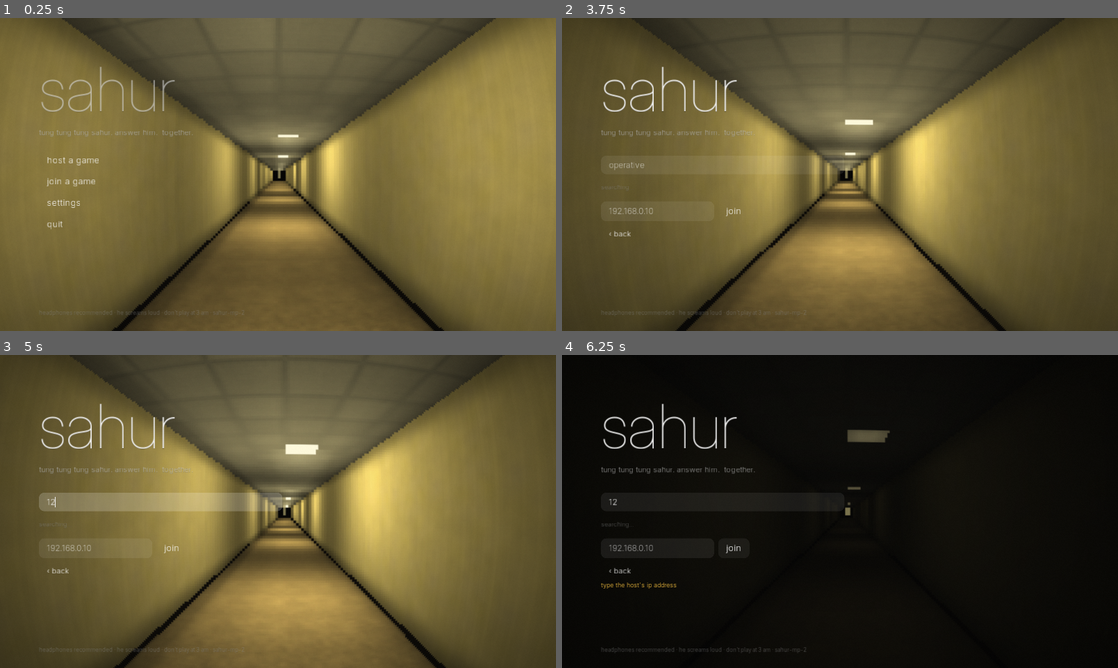
Above: before the commit, frames 1-4 (two rows, left to right).
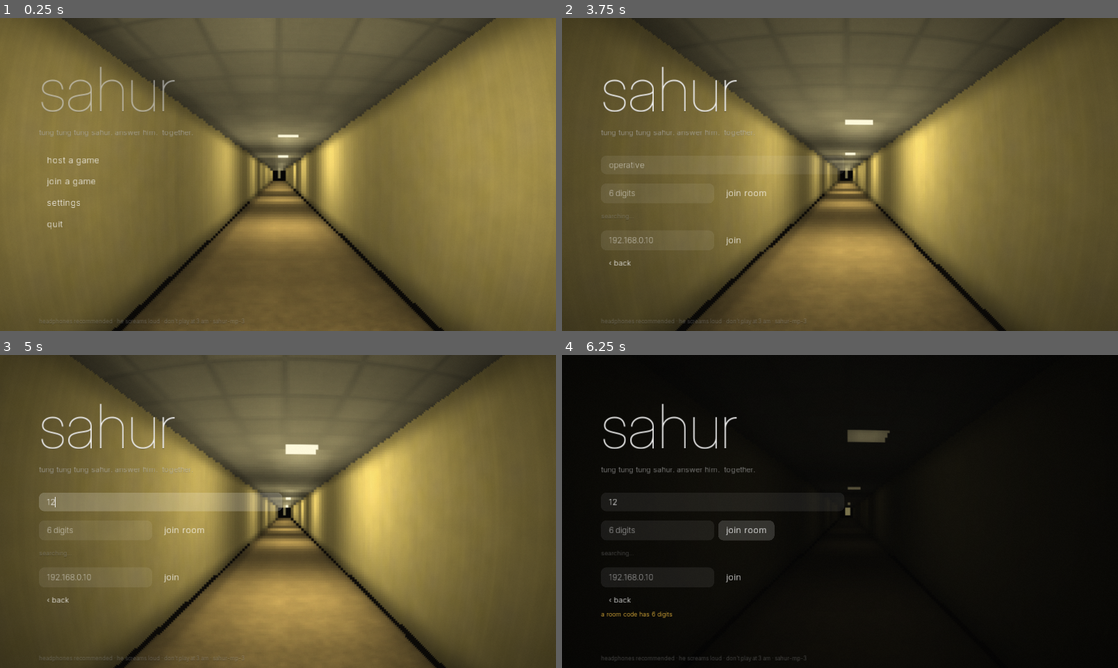
Above: after the commit, the same moments.

Repository: autoemfoco123-hash/sahur-
Game: Godot game, scene res://scenes/menu.tscn
Two runs of this game, one before a commit and one after it. Both use one fixed random seed, a clock stepped at 60 frames per second and the inputs below.
Inputs (mouse positions are in pixels of both pictures, inside the frame that each line leads up to):
- Up to frame 1 (0.25 s): no input
- Up to frame 2 (3.75 s): click "host a game" at 0.5 s; click (723, 165) at 1.27 s; type "12" at 1.35 s; click "open the lobby" at 2 s; click "‹ back" at 2.75 s; click "join a game" at 3.5 s
- Up to frame 3 (5 s): click (161, 502) at 4.27 s; type "12" at 4.35 s
- Up to frame 4 (6.25 s): click "join" at 5 s; click (745, 530) at 5.75 s, where only the run after the commit has a clickable "join room"

The runs differ from the first frame. In frame 1, less than 0.1% of the frame differs, in the area x 7-44%, y 93-98%; in frame 2, 0.5%; in frame 3, 0.5%; in frame 4, 1.4%, in the area x 7-44%, y 52-98%.

Commit message:
Online rooms: play from any network with a 6-digit room code
Opening a lobby also opens an online room and shows its code; friends type
it in "join a game" from anywhere: no port forwarding, no VPN, no server of
your own. The game's own multiplayer (ENet, as on a LAN) is carried through
a public MQTT relay over a secure WebSocket (scripts/mqtt.gd, a small MQTT
3.1.1 client; scripts/room.gd, the tunnel): the host ferries each player's
datagrams to its ENet server, a player's ENet client connects to a local
port that stands in for the host. The code's first digit names the relay,
the room announces itself under its code so a code is checked (exists,
same version) before connecting. Own relay: user://relay.txt or --relay=.
Dedicated servers can open a room too (--room). Protocol sahur-mp-3.

Waking up on the floor happens only where every run begins, sector 0
(and on landing in 6-7, and when revived).

Co-Authored-By: Claude Opus 5.5 <noreply@anthropic.com>
Claude-Session: https://claude.ai/code/session_01FxeAYaRWpVTJFaxnmtmaG6

Diff:
--- a/scripts/game.gd
+++ b/scripts/game.gd
@@ -90,7 +90,7 @@
 			n = a.substr(5)
 		elif a.begins_with("level=") and INFO.has(a.substr(6)):
 			Net.level_id = a.substr(6)
-	if Net.host(n, true):
+	if Net.host(n, true, "room" in args):
 		get_tree().change_scene("res://scenes/server.tscn")
 	else:
 		print("[sahur-net] ", Net.last_error)
--- a/scripts/level_base.gd
+++ b/scripts/level_base.gd
@@ -51,14 +51,18 @@
 	pass
 
 
-## The start of the run (whatever sector it starts in): you wake up on the floor, and while you
-## get up the goggles power up.
+## The start of the run: the goggles power up. In sector 0 (where every run begins) you wake up
+## on the floor first, and they power up while you get to your feet.
 func boot_goggles_now() -> void:
-	if player():
+	if index == 0 and player():
+		# the run begins in sector 0: you come to on its floor
 		player().wake_up()
-	world.hud.fade(0.0, 0.3)
-	get_tree().create_timer(2.2).connect("timeout", self, "_boot_1")
-	get_tree().create_timer(3.4).connect("timeout", self, "_boot_2")
+		world.hud.fade(0.0, 0.3)
+		get_tree().create_timer(2.2).connect("timeout", self, "_boot_1")
+		get_tree().create_timer(3.4).connect("timeout", self, "_boot_2")
+		return
+	get_tree().create_timer(1.0).connect("timeout", self, "_boot_1")
+	get_tree().create_timer(2.4).connect("timeout", self, "_boot_2")
 
 
 func _boot_1() -> void:
--- a/scripts/menu.gd
+++ b/scripts/menu.gd
@@ -15,6 +15,8 @@
 var host_name: LineEdit
 var join_name: LineEdit
 var join_ip: LineEdit
+var join_code: LineEdit
+var code_label: Label
 var lan_list: VBoxContainer
 var lobby_title: Label
 var lobby_info: Label
@@ -143,7 +145,7 @@
 	host_name = _field(Game.settings.get("name", ""), "operative")
 	host_box.add_child(host_name)
 	host_box.add_child(UI.button("open the lobby", self, "_do_host"))
-	host_box.add_child(UI.label("friends on the same wi-fi see your game in their list.\nover the internet: forward udp 7777 on your router,\nor share a vpn like radmin vpn / zerotier / tailscale.", 13, UI.FAINT))
+	host_box.add_child(UI.label("you get a room code: give it to your friends.\nthey type it in \"join a game\", from anywhere, any network.\non the same wi-fi they also see your game in their list.", 13, UI.FAINT))
 	host_box.add_child(UI.button("‹ back", self, "_show", ["main"], 18))
 	# --- join
 	join_box = VBoxContainer.new()
@@ -152,6 +154,16 @@
 	join_box.add_child(UI.label("your name", 14, UI.SOFT, "medium"))
 	join_name = _field(Game.settings.get("name", ""), "operative")
 	join_box.add_child(join_name)
+	join_box.add_child(UI.label("room code", 14, UI.SOFT, "medium"))
+	var jc = HBoxContainer.new()
+	jc.add_constant_override("separation", 10)
+	join_box.add_child(jc)
+	join_code = _field("", "6 digits")
+	join_code.rect_min_size = Vector2(260, 0)
+	join_code.max_length = 7
+	join_code.connect("text_entered", self, "_do_join_code")
+	jc.add_child(join_code)
+	jc.add_child(UI.button("join room", self, "_do_join_code", [""]))
 	join_box.add_child(UI.label("on your network", 14, UI.SOFT, "medium"))
 	lan_list = VBoxContainer.new()
 	join_box.add_child(lan_list)
@@ -171,6 +183,8 @@
 	box.add_child(lobby_box)
 	lobby_title = UI.label("lobby", 30, UI.WHITE, "thin")
 	lobby_box.add_child(lobby_title)
+	code_label = UI.label("", 28, UI.AMBER, "light")
+	lobby_box.add_child(code_label)
 	lobby_info = UI.label("", 13, UI.SOFT)
 	lobby_box.add_child(lobby_info)
 	# one run, every sector in a row: each exit door opens into the next one
@@ -188,7 +202,7 @@
 	grp.add_child(lobby_players)
 	chat_label = UI.label("", 14, UI.SOFT)
 	chat_label.autowrap = true
-	chat_label.rect_min_size = Vector2(520, 120)
+	chat_label.rect_min_size = Vector2(520, 62)
 	chat_label.valign = Label.VALIGN_BOTTOM
 	lobby_box.add_child(chat_label)
 	chat_field = _field("", "say something…  (enter)")
@@ -223,7 +237,7 @@
 	hint.anchor_top = 1.0
 	hint.anchor_bottom = 1.0
 	hint.margin_left = 90
-	hint.margin_top = -50
+	hint.margin_top = -30
 	root.add_child(hint)
 	Net.connect("players_changed", self, "_refresh_lobby")
 	Net.connect("chat", self, "_on_net_chat")
@@ -284,6 +298,15 @@
 	_do_join()
 
 
+func _do_join_code(_t := "") -> void:
+	_save_name(join_name.text)
+	var c = join_code.text.strip_edges().replace(" ", "").replace("-", "")
+	if c.length() != 6 or not c.is_valid_integer():
+		status.text = "a room code has 6 digits"
+		return
+	Net.join_room(c, join_name.text)
+
+
 func _do_join(ip := "") -> void:
 	_save_name(join_name.text)
 	if ip == "":
@@ -346,6 +369,12 @@
 	if not lobby_box.visible:
 		return
 	lobby_title.text = "lobby · %s" % Net.server_name
+	if Net.room_code != "":
+		code_label.text = "room code  %s %s" % [Net.room_code.substr(0, 3), Net.room_code.substr(3, 3)]
+	elif Net.is_server() and Net.room.mode == "host":
+		code_label.text = "opening the online room…"
+	else:
+		code_label.text = ""
 	if Net.is_server():
 		lobby_info.text = ("your ip: %s  ·  udp %d  ·  %d/%d operatives" % [", ".join(PoolStringArray(Net.local_ips())), Net.PORT, Net.players.size(), Net.MAX_PLAYERS]).to_lower()
 	else:
--- /dev/null
+++ b/scripts/mqtt.gd
@@ -0,0 +1,190 @@
+extends Node
+## A minimal MQTT 3.1.1 client over WebSocket (ws:// or wss://), for the online rooms (room.gd).
+## QoS 0 only: connect, subscribe, publish (optionally retained), keep-alive pings.
+## Tries the brokers in order until one answers. (Godot 3)
+
+signal connected(url)
+signal failed(reason)
+signal message(topic, payload)
+signal closed()
+
+const KEEPALIVE = 30
+
+var ws: WebSocketClient
+var urls = []
+var url = ""
+var is_up = false
+var _try = -1
+var _buf = PoolByteArray()
+var _ping_t = 0.0
+var _pid = 1
+var _client_id = ""
+var _timeout = 0.0
+
+
+func open(url_list: Array) -> void:
+	urls = url_list
+	_try = -1
+	randomize()
+	_client_id = "sahur-%08x" % (randi() & 0x7fffffff)
+	_next()
+
+
+func close() -> void:
+	if ws and is_up:
+		_send(PoolByteArray([0xE0, 0x00]))
+	if ws:
+		ws.disconnect_from_host()
+	is_up = false
+	ws = null
+
+
+func _next() -> void:
+	_try += 1
+	if ws:
+		ws.disconnect_from_host()
+		ws = null
+	if _try >= urls.size():
+		emit_signal("failed", "no relay answered")
+		return
+	url = urls[_try]
+	ws = WebSocketClient.new()
+	ws.connect("connection_established", self, "_on_open")
+	ws.connect("connection_error", self, "_on_error")
+	ws.connect("connection_closed", self, "_on_closed")
+	ws.connect("data_received", self, "_on_data")
+	_buf = PoolByteArray()
+	_timeout = 8.0
+	if ws.connect_to_url(url, PoolStringArray(["mqtt"])) != OK:
+		call_deferred("_next")
+
+
+func _process(delta: float) -> void:
+	if ws == null:
+		return
+	ws.poll()
+	if not is_up:
+		_timeout -= delta
+		if _timeout <= 0.0:
+			_next()
+		return
+	_ping_t -= delta
+	if _ping_t <= 0.0:
+		_ping_t = KEEPALIVE * 0.5
+		_send(PoolByteArray([0xC0, 0x00]))
+
+
+func _on_open(_proto) -> void:
+	ws.get_peer(1).set_write_mode(WebSocketPeer.WRITE_MODE_BINARY)
+	# CONNECT: protocol "MQTT" level 4, clean session, keep-alive, client id
+	var vh = PoolByteArray([0, 4, 77, 81, 84, 84, 4, 0x02, (KEEPALIVE >> 8) & 255, KEEPALIVE & 255])
+	vh.append_array(_str(_client_id))
+	_send(_packet(0x10, vh))
+
+
+func _on_error() -> void:
+	if not is_up:
+		_next()
+	else:
+		_lost()
+
+
+func _on_closed(_clean) -> void:
+	if not is_up:
+		_next()
+	else:
+		_lost()
+
+
+func _lost() -> void:
+	is_up = false
+	ws = null
+	emit_signal("closed")
+
+
+func _on_data() -> void:
+	while ws and ws.get_peer(1).get_available_packet_count() > 0:
+		_buf.append_array(ws.get_peer(1).get_packet())
+	_parse()
+
+
+func _parse() -> void:
+	while _buf.size() >= 2:
+		# remaining length (variable byte integer)
+		var mult = 1
+		var rl = 0
+		var i = 1
+		var ok = false
+		while i < _buf.size() and i <= 4:
+			var b = _buf[i]
+			rl += (b & 127) * mult
+			mult *= 128
+			i += 1
+			if b & 128 == 0:
+				ok = true
+				break
+		if not ok or _buf.size() < i + rl:
+			return
+		var kind = _buf[0] >> 4
+		var body = _buf.subarray(i, i + rl - 1) if rl > 0 else PoolByteArray()
+		var head = _buf[0]
+		_buf = _buf.subarray(i + rl, _buf.size() - 1) if _buf.size() > i + rl else PoolByteArray()
+		match kind:
+			2:  # CONNACK
+				if body.size() >= 2 and body[1] == 0:
+					is_up = true
+					_ping_t = KEEPALIVE * 0.5
+					emit_signal("connected", url)
+				else:
+					_next()
+			3:  # PUBLISH
+				var tl = (body[0] << 8) | body[1]
+				var topic = body.subarray(2, 1 + tl).get_string_from_utf8()
+				var at = 2 + tl
+				if (head >> 1) & 3 > 0:
+					at += 2
+				var payload = body.subarray(at, body.size() - 1) if body.size() > at else PoolByteArray()
+				emit_signal("message", topic, payload)
+
+
+func subscribe(topic: String) -> void:
+	_pid = (_pid % 60000) + 1
+	var b = PoolByteArray([(_pid >> 8) & 255, _pid & 255])
+	b.append_array(_str(topic))
+	b.append(0)
+	_send(_packet(0x82, b))
+
+
+func publish(topic: String, payload: PoolByteArray, retain := false) -> void:
+	if not is_up:
+		return
+	var b = _str(topic)
+	b.append_array(payload)
+	_send(_packet(0x30 | (1 if retain else 0), b))
+
+
+func _str(s: String) -> PoolByteArray:
+	var u = s.to_utf8()
+	var b = PoolByteArray([(u.size() >> 8) & 255, u.size() & 255])
+	b.append_array(u)
+	return b
+
+
+func _packet(h: int, body: PoolByteArray) -> PoolByteArray:
+	var out = PoolByteArray([h])
+	var n = body.size()
+	while true:
+		var d = n % 128
+		n = n / 128
+		if n > 0:
+			d |= 128
+		out.append(d)
+		if n == 0:
+			break
+	out.append_array(body)
+	return out
+
+
+func _send(b: PoolByteArray) -> void:
+	if ws and ws.get_peer(1).is_connected_to_host():
+		ws.get_peer(1).put_packet(b)
--- a/scripts/net.gd
+++ b/scripts/net.gd
@@ -7,7 +7,7 @@
 ##   the calls, catches, escapes and the end of the round; each player sends its own movement
 ## Every RPC lives on this autoload (/root/Net), so node paths always match on all peers.
 
-const VERSION = "sahur-mp-2"
+const VERSION = "sahur-mp-3"
 const PORT = 7777
 const DISCOVERY_PORT = 7778
 const MAX_PLAYERS = 8
@@ -39,6 +39,8 @@
 var chat_log = []
 var last_error = ""
 var counting = -1                 # countdown seconds left (-1 = not counting)
+var room_code = ""                # the online room's code (room.gd): anyone, any network
+var room                          # room.gd
 
 var _peer: NetworkedMultiplayerENet
 var _my_name = ""
@@ -53,6 +55,12 @@
 
 func _ready() -> void:
 	pause_mode = Node.PAUSE_MODE_PROCESS
+	room = load("res://scripts/room.gd").new()
+	room.name = "Room"
+	add_child(room)
+	room.connect("room_open", self, "_on_room_open")
+	room.connect("ready_local", self, "_on_room_ready")
+	room.connect("room_failed", self, "_on_room_failed")
 	get_tree().connect("network_peer_connected", self, "_on_peer_connected")
 	get_tree().connect("network_peer_disconnected", self, "_on_peer_disconnected")
 	get_tree().connect("connected_to_server", self, "_on_connected")
@@ -119,7 +127,8 @@
 
 
 # ------------------------------------------------------------------ host / join / leave
-func host(name_: String, as_dedicated := false) -> bool:
+## Open a lobby: on the LAN (udp 7777) and, online, as a room anyone can join by its code.
+func host(name_: String, as_dedicated := false, online := true) -> bool:
 	leave(true)
 	_peer = NetworkedMultiplayerENet.new()
 	if _peer.create_server(PORT, MAX_PLAYERS) != OK:
@@ -137,18 +146,58 @@
 	state = LOBBY
 	_start_beacon()
 	_log("server up · udp %d · %s" % [PORT, ", ".join(PoolStringArray(local_ips()))])
+	if online:
+		room.open_host(PORT)
+		emit_signal("message", "opening the online room…")
 	emit_signal("players_changed")
 	return true
 
 
-func join(ip: String, name_: String) -> bool:
+func _on_room_open(c: String) -> void:
+	room_code = c
+	_log("online room open · code %s · relay %s" % [c, room.mqtt.url if room.mqtt else ""])
+	emit_signal("players_changed")
+
+
+## Join an online room by its code (from any network).
+func join_room(c: String, name_: String) -> void:
 	leave(true)
+	_my_name = name_
+	state = CONNECTING
+	emit_signal("message", "looking for room %s…" % c.strip_edges())
+	room.open_player(c)
+
+
+func _on_room_ready(port: int) -> void:
+	room_code = room.code
+	emit_signal("message", "room %s found · connecting…" % room.code)
+	join("127.0.0.1", _my_name, port, true)
+
+
+func _on_room_failed(reason: String) -> void:
+	var was = state
+	if room.mode == "" and was != OFFLINE:
+		if is_server():
+			# the lobby still works on the LAN; only the room is gone
+			room_code = ""
+			emit_signal("message", reason)
+			emit_signal("players_changed")
+			return
+		leave(true)
+		last_error = reason
+		if was == PLAYING:
+			Game.main_menu()
+	emit_signal("failed", reason)
+
+
+func join(ip: String, name_: String, port := PORT, through_room := false) -> bool:
+	leave(true, through_room)
 	ip = ip.strip_edges()
 	if ip == "":
 		emit_signal("failed", "type the host's ip address")
 		return false
 	_peer = NetworkedMultiplayerENet.new()
-	if _peer.create_client(ip, PORT) != OK:
+	if _peer.create_client(ip, port) != OK:
 		emit_signal("failed", "could not start a connection")
 		_peer = null
 		return false
@@ -158,12 +207,16 @@
 	players = {}
 	chat_log = []
 	state = CONNECTING
-	emit_signal("message", "connecting to %s…" % ip)
+	if not through_room:
+		emit_signal("message", "connecting to %s…" % ip)
 	return true
 
 
-func leave(silent := false) -> void:
+func leave(silent := false, keep_room := false) -> void:
 	_stop_beacon()
+	if not keep_room:
+		room.close()
+		room_code = ""
 	# Never free the peer here: this often runs inside one of its own signals.
 	var np = get_tree().network_peer
 	if np:
@@ -190,8 +243,9 @@
 
 
 func _on_connection_failed() -> void:
+	var via_room = room.mode == "player"
 	leave(true)
-	emit_signal("failed", "could not reach the server (wrong ip, or udp %d blocked?)" % PORT)
+	emit_signal("failed", "could not connect through the online room (try again)" if via_room else "could not reach the server (wrong ip, or udp %d blocked?)" % PORT)
 
 
 func _on_server_disconnected() -> void:
--- /dev/null
+++ b/scripts/room.gd
@@ -0,0 +1,268 @@
+extends Node
+## Online rooms: play with anyone, on any network, by a 6-digit room code. No port forwarding,
+## no VPN, no server of your own.
+##
+## The game's own multiplayer (ENet, the same as on a LAN) is carried through a public MQTT relay
+## over a secure WebSocket (mqtt.gd), which crosses every router and firewall that lets the web
+## through:
+##   host:   its ENet server listens as usual; for every remote player the room opens a local UDP
+##           socket to it, and ferries that player's datagrams to and from the relay
+##   player: a local UDP port stands in for the host; its ENet client connects there, and the
+##           room ferries the datagrams to and from the relay
+## Datagrams are batched (every ~45 ms) into one relay message per direction.
+## The code: its first digit names the relay the room is on, the other five are random. The room
+## announces itself (retained) under its code, so a code is checked (exists? same version?)
+## before anyone connects.
+## Relays: the public brokers below, in order; or your own (a file user://relay.txt with one
+## wss:// url, or the command line --relay=wss://...).
+
+signal room_open(code)        # host: the room is open, this is its code
+signal ready_local(port)      # player: connect ENet to 127.0.0.1:port
+signal room_info(info)        # player: what the code points to {n, p, m, s, v}
+signal room_failed(reason)
+
+const NS = "sahur-rot/r1/"
+const BROKERS = [
+	"wss://broker.emqx.io:8084/mqtt",
+	"wss://broker.hivemq.com:8884/mqtt",
+	"wss://test.mosquitto.org:8081/mqtt",
+]
+const FLUSH = 0.045
+const IDLE = 45.0
+
+var mode = ""          # "" · "host" · "player"
+var code = ""
+var mqtt
+var _host_port = 7777
+var _cid = ""
+var _socks = {}        # host: player id -> {sock, out, seen}
+var _local: PacketPeerUDP
+var _local_port = 0
+var _enet_port = -1
+var _out = []
+var _flush_t = 0.0
+var _info_t = 0.0
+var _check_t = -1.0
+var _got_info = false
+
+
+func brokers() -> Array:
+	for a in OS.get_cmdline_args():
+		if a.begins_with("--relay="):
+			return [a.substr(8)]
+	var f = File.new()
+	if f.open("user://relay.txt", File.READ) == OK:
+		var u = f.get_line().strip_edges()
+		f.close()
+		if u.begins_with("ws://") or u.begins_with("wss://"):
+			return [u]
+	return BROKERS
+
+
+func _new_mqtt() -> void:
+	mqtt = load("res://scripts/mqtt.gd").new()
+	add_child(mqtt)
+	mqtt.connect("connected", self, "_on_up")
+	mqtt.connect("failed", self, "_on_mqtt_failed")
+	mqtt.connect("message", self, "_on_msg")
+	mqtt.connect("closed", self, "_on_mqtt_closed")
+
+
+func close() -> void:
+	if mqtt:
+		if mode == "host" and code != "" and mqtt.is_up:
+			mqtt.publish(NS + code + "/info", PoolByteArray(), true)     # the room is gone
+		mqtt.close()
+		mqtt.queue_free()
+	mqtt = null
+	for k in _socks:
+		_socks[k].sock.close()
+	_socks = {}
+	if _local:
+		_local.close()
+	_local = null
+	_enet_port = -1
+	_out = []
+	mode = ""
+	code = ""
+	_check_t = -1.0
+	_got_info = false
+
+
+# ------------------------------------------------------------------ host
+func open_host(enet_port: int) -> void:
+	close()
+	mode = "host"
+	_host_port = enet_port
+	_new_mqtt()
+	mqtt.open(brokers())
+
+
+# ------------------------------------------------------------------ player
+func open_player(c: String) -> void:
+	close()
+	c = c.strip_edges().replace(" ", "").replace("-", "")
+	if c.length() != 6 or not c.is_valid_integer():
+		emit_signal("room_failed", "a room code has 6 digits")
+		return
+	mode = "player"
+	code = c
+	randomize()
+	_cid = "%08x" % (randi() & 0x7fffffff)
+	var bl = brokers()
+	var i = int(c.substr(0, 1)) - 1
+	_new_mqtt()
+	mqtt.open([bl[i]] if bl == BROKERS and i >= 0 and i < bl.size() else bl)
+
+
+# ------------------------------------------------------------------ relay events
+func _on_up(url: String) -> void:
+	if mode == "host":
+		var i = max(0, BROKERS.find(url))
+		code = str(i + 1) + "%05d" % (randi() % 100000)
+		mqtt.subscribe(NS + code + "/up/+")
+		_publish_info()
+		emit_signal("room_open", code)
+	elif mode == "player":
+		mqtt.subscribe(NS + code + "/info")
+		mqtt.subscribe(NS + code + "/down/" + _cid)
+		_check_t = 6.0
+
+
+func _on_mqtt_failed(reason: String) -> void:
+	var m = mode
+	close()
+	emit_signal("room_failed", "could not reach the online relay (%s). check your internet." % reason if m != "" else reason)
+
+
+func _on_mqtt_closed() -> void:
+	if mode != "":
+		var m = mode
+		close()
+		emit_signal("room_failed", "lost the online relay" if m == "player" else "the online room closed (relay lost)")
+
+
+func _on_msg(topic: String, payload: PoolByteArray) -> void:
+	if mode == "host":
+		var parts = topic.split("/")
+		var key = parts[parts.size() - 1]
+		if not topic.begins_with(NS + code + "/up/") or key == "":
+			return
+		var s = _socks.get(key)
+		if s == null:
+			var sock = PacketPeerUDP.new()
+			if sock.listen(0, "127.0.0.1") != OK:
+				return
+			sock.set_dest_address("127.0.0.1", _host_port)
+			s = {"sock": sock, "out": [], "seen": 0}
+			_socks[key] = s
+		s.seen = OS.get_ticks_msec()
+		for d in _unpack(payload):
+			s.sock.put_packet(d)
+	elif mode == "player":
+		if topic == NS + code + "/info":
+			if payload.size() == 0:
+				if not _got_info:
+					_fail("no room with that code (it may have closed)")
+				return
+			var r = JSON.parse(payload.get_string_from_utf8())
+			if r.error != OK or typeof(r.result) != TYPE_DICTIONARY:
+				return
+			var info: Dictionary = r.result
+			emit_signal("room_info", info)
+			if _got_info:
+				return
+			_got_info = true
+			_check_t = -1.0
+			if str(info.get("v", "")) != Net.VERSION:
+				_fail("that room runs another version of sahur: everyone needs the same download")
+				return
+			_local = PacketPeerUDP.new()
+			for p in range(7790, 7840):
+				if _local.listen(p, "127.0.0.1") == OK:
+					_local_port = p
+					break
+			if _local_port == 0:
+				_fail("could not open a local port")
+				return
+			emit_signal("ready_local", _local_port)
+		elif _local and _enet_port > 0:
+			_local.set_dest_address("127.0.0.1", _enet_port)
+			for d in _unpack(payload):
+				_local.put_packet(d)
+
+
+func _fail(reason: String) -> void:
+	close()
+	emit_signal("room_failed", reason)
+
+
+func _publish_info() -> void:
+	if mqtt and mqtt.is_up and code != "":
+		var info = {"v": Net.VERSION, "n": Net.server_name, "p": Net.players.size(), "m": Net.MAX_PLAYERS, "s": Net.state == Net.PLAYING}
+		mqtt.publish(NS + code + "/info", to_json(info).to_utf8(), true)
+
+
+# ------------------------------------------------------------------ ferrying datagrams
+func _process(delta: float) -> void:
+	if mode == "":
+		return
+	if _check_t > 0.0:
+		_check_t -= delta
+		if _check_t <= 0.0 and not _got_info:
+			_fail("no room with that code")
+			return
+	if mode == "host":
+		for k in _socks.keys():
+			var s = _socks[k]
+			while s.sock.get_available_packet_count() > 0:
+				s.out.append(s.sock.get_packet())
+			if OS.get_ticks_msec() - s.seen > IDLE * 1000.0:
+				s.sock.close()
+				_socks.erase(k)
+		_info_t -= delta
+		if _info_t <= 0.0:
+			_info_t = 5.0
+			_publish_info()
+	elif _local:
+		while _local.get_available_packet_count() > 0:
+			_out.append(_local.get_packet())
+			_enet_port = _local.get_packet_port()
+	_flush_t -= delta
+	if _flush_t > 0.0 or mqtt == null or not mqtt.is_up:
+		return
+	_flush_t = FLUSH
+	if mode == "host":
+		for k in _socks:
+			var s = _socks[k]
+			if not s.out.empty():
+				mqtt.publish(NS + code + "/down/" + k, _pack(s.out))
+				s.out = []
+	elif not _out.empty():
+		mqtt.publish(NS + code + "/up/" + _cid, _pack(_out))
+		_out = []
+
+
+func _pack(list: Array) -> PoolByteArray:
+	var sp = StreamPeerBuffer.new()
+	sp.put_u8(1)
+	for d in list:
+		sp.put_u16(d.size())
+		sp.put_data(d)
+	return sp.data_array
+
+
+func _unpack(b: PoolByteArray) -> Array:
+	var out = []
+	if b.size() < 1:
+		return out
+	var sp = StreamPeerBuffer.new()
+	sp.data_array = b
+	if sp.get_u8() != 1:
+		return out
+	while sp.get_position() + 2 <= b.size():
+		var n = sp.get_u16()
+		if sp.get_position() + n > b.size():
+			break
+		out.append(sp.get_data(n)[1])
+	return out
--- a/tools/mp_test.gd
+++ b/tools/mp_test.gd
@@ -14,6 +14,7 @@
 var t0 := 0
 var secs := 60.0
 var fired := {}
+var room_code := ""
 
 
 func _initialize() -> void:
@@ -24,6 +25,8 @@
 			pname = a.split("=")[1]
 		elif a.begins_with("ip="):
 			ip = a.split("=")[1]
+		elif a.begins_with("code="):
+			room_code = a.split("=")[1]
 		elif a.begins_with("prefix="):
 			prefix = a.split("=")[1]
 		elif a == "noblur":
@@ -48,6 +51,16 @@
 		joined = true
 		net.host(pname)
 		print("[", pname, "] hosting")
+	elif n == 30 and not joined and room_code != "":
+		# a room code, read from a file if it is one (the server writes its code there)
+		joined = true
+		var c = room_code
+		var f = File.new()
+		if f.open(c, File.READ) == OK:
+			c = f.get_as_text().strip_edges()
+			f.close()
+		print("[", pname, "] joining room ", c)
+		net.join_room(c, pname)
 	elif n == 30 and ip == "auto":
 		net.start_discovery()
 	elif ip == "auto" and not joined and net.found.size() > 0:
